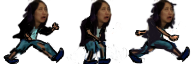
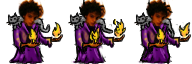
Before/after of a 192 x 64 layered artwork. What changed in the layer stack:
added group "Sasha" with 12 layers above "Kbot" over [5, 0, 192, 64]
added group "3" (1st of 2, in "Sasha") with 3 layers in group "Sasha" over [133, 0, 192, 64]
added layer "outline" (1st of 6, in "Sasha" › "3") in group "3" over [135, 12, 192, 64]
added layer "color" (1st of 12, in "Sasha" › "3") in group "3" over [133, 0, 192, 64]
added layer "Screen Shot 2016-09-21 at 3.27.54 PM" (1st of 3, in "Sasha" › "3") in group "3" over [146, 0, 173, 28]
added group "2" (1st of 2, in "Sasha") with 3 layers in group "Sasha" over [67, 0, 126, 64]
added layer "outline" (2nd of 6, in "Sasha" › "2") in group "2" over [69, 12, 126, 64]
added layer "color" (2nd of 12, in "Sasha" › "2") in group "2" over [67, 0, 126, 64]
added layer "Screen Shot 2016-09-21 at 3.27.54 PM" (2nd of 3, in "Sasha" › "2") in group "2" over [80, 0, 107, 28]
added group "1" (1st of 2, in "Sasha") with 3 layers in group "Sasha" over [5, 0, 64, 64]
added layer "outline" (3rd of 6, in "Sasha" › "1") in group "1" over [7, 12, 64, 64]
added layer "color" (3rd of 12, in "Sasha" › "1") in group "1" over [5, 14, 64, 64]
added layer "Screen Shot 2016-09-21 at 3.27.54 PM" (3rd of 3, in "Sasha" › "1") in group "1" over [18, 0, 45, 28]
hid group "Mai" (12 layers) over [3, 0, 191, 64]
